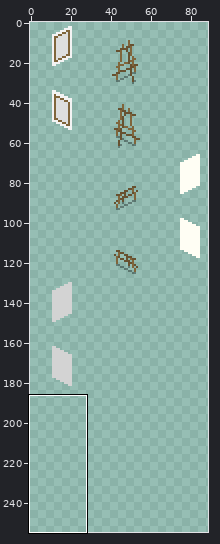
File history of a sprite sheet, Content/TinyLouvre/CustomFurniture.png. Above, an overview of the earlier version with the close-up marked.
Close-up. Before the commit:
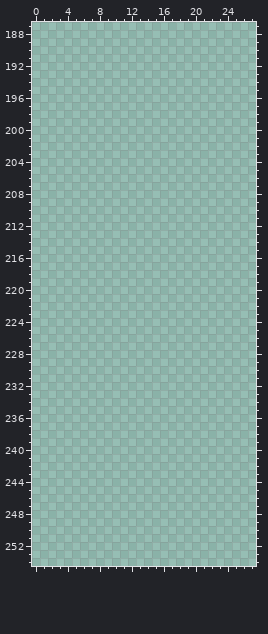
The file is 96x256 pixels. Colours within 5 levels of each other are drawn and written as one. Shown: x 0..27, y 187..254. The old version is drawn lined up with the new one, on the new canvas. The wide view leaves out empty margins. The commit also changed other parts of the picture, which this record leaves out.
Once edited:
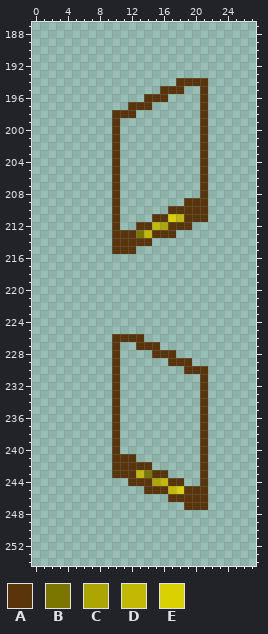
Palette (. is transparent): A #5a340a  B #7b7600  C #ada500  D #c1b903  E #dad100
Change:
canvas 96x256 -> 96x320
@@ x 8..23 @@
 193 ................
-194 ................
-195 ................
-196 ................
-197 ................
-198 ................
-199 ................
-200 ................
-201 ................
-202 ................
-203 ................
-204 ................
-205 ................
-206 ................
-207 ................
-208 ................
-209 ................
-210 ................
-211 ................
-212 ................
-213 ................
-214 ................
-215 ................
+194 ..........AAAA..
+195 ........AAA..A..
+196 ......AAA....A..
+197 ....AAA......A..
+198 ..AAA........A..
+199 ..A..........A..
+200 ..A..........A..
+201 ..A..........A..
+202 ..A..........A..
+203 ..A..........A..
+204 ..A..........A..
+205 ..A..........A..
+206 ..A..........A..
+207 ..A..........A..
+208 ..A..........A..
+209 ..A........AAA..
+210 ..A......AAAAA..
+211 ..A....AAEDAAA..
+212 ..A..AADCAAA....
+213 ..AAABDAAA......
+214 ..AAAAA.........
+215 ..AAA...........
 216 ................
@@ x 8..23 @@
 225 ................
-226 ................
-227 ................
-228 ................
-229 ................
-230 ................
-231 ................
-232 ................
-233 ................
-234 ................
-235 ................
-236 ................
-237 ................
-238 ................
-239 ................
-240 ................
-241 ................
-242 ................
-243 ................
-244 ................
-245 ................
-246 ................
-247 ................
+226 ..AAAA..........
+227 ..A..AAA........
+228 ..A....AAA......
+229 ..A......AAA....
+230 ..A........AAA..
+231 ..A..........A..
+232 ..A..........A..
+233 ..A..........A..
+234 ..A..........A..
+235 ..A..........A..
+236 ..A..........A..
+237 ..A..........A..
+238 ..A..........A..
+239 ..A..........A..
+240 ..A..........A..
+241 ..AAA........A..
+242 ..AAAAA......A..
+243 ..AAADBAA....A..
+244 ....AAACDAA..A..
+245 ......AAADEAAA..
+246 .........AAAAA..
+247 ...........AAA..
 248 ................
Changed places in both close-ups, as pixel boxes (x1, y1, x2, y2):
added: (112, 78, 208, 254)
added: (112, 334, 208, 510)
